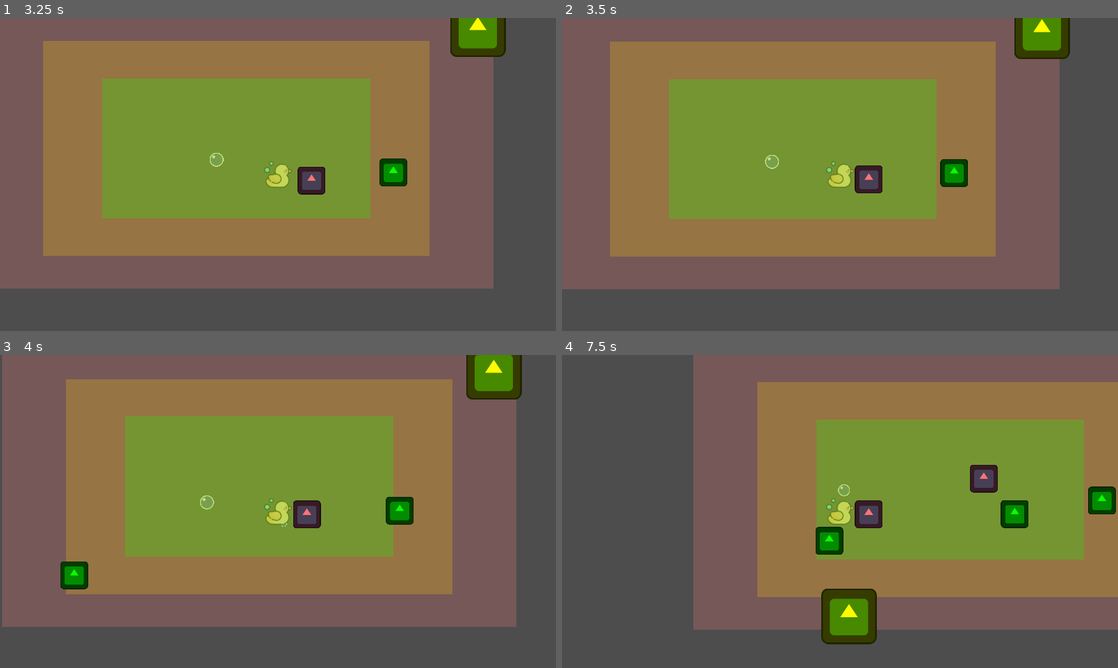
Above: before the commit, frames 1-4 (two rows, left to right).
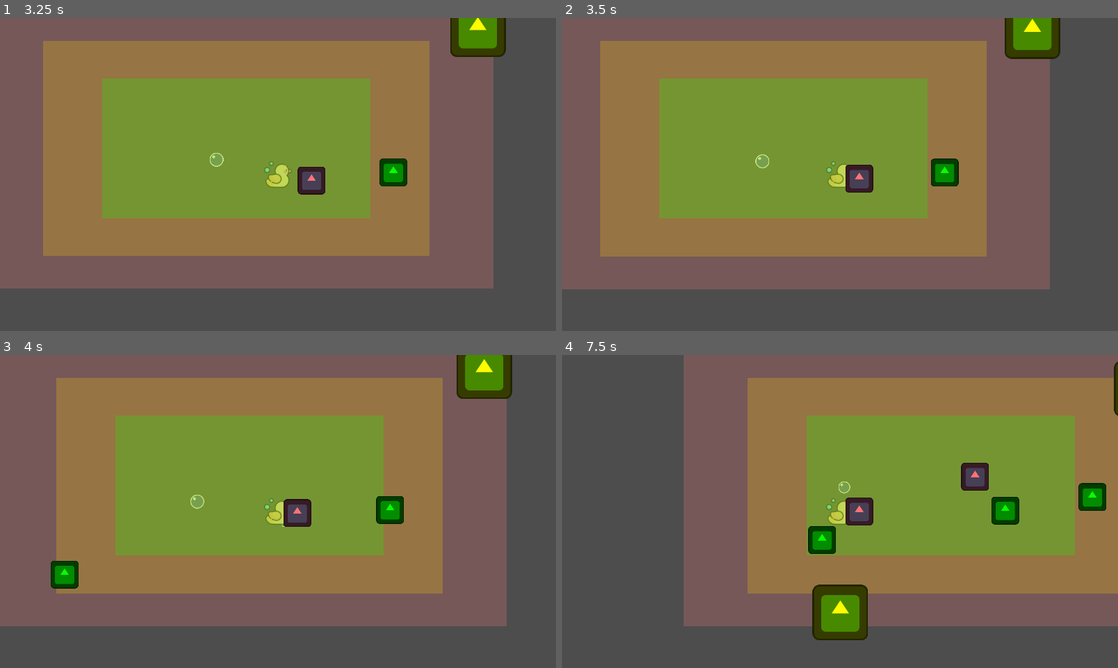
Above: after the commit, the same moments.

Repository: Portademo25/v-project
Game: Godot game, scene res://Menu/title.tscn
Two runs of this game, one before a commit and one after it. Both use one fixed random seed, a clock stepped at 60 frames per second and the inputs below. The engine's default icon, where the game draws it, is replaced by a stand-in: a white triangle on a blue panel in a dark square.
Inputs (mouse positions are in pixels of both pictures, inside the frame that each line leads up to):
- Up to frame 1 (3.25 s): click (155, 140) at 0.5 s; tap Enter at 1.25 s; move the mouse to (400, 158) at 1.27 s; hold Right 1.28-2.03 s; move the mouse to (166, 190) at 2.02 s; hold Down 2.03-2.78 s; move the mouse to (333, 105) at 2.77 s; hold Right from 2.78 s (still down)
- Up to frame 2 (3.5 s): keep holding Right
- Up to frame 3 (4 s): move the mouse to (250, 574) at 3.52 s; release Right at 3.53 s; hold Up from 3.53 s (still down)
- Up to frame 4 (7.5 s): move the mouse to (1006, 558) at 4.27 s; release Up at 4.28 s; hold Left 4.28-5.78 s; move the mouse to (673, 464) at 5.02 s; move the mouse to (867, 511) at 5.77 s; hold Down 5.78-6.53 s; move the mouse to (756, 433) at 6.52 s; hold Right 6.53-7.28 s; move the mouse to (962, 495) at 7.27 s; hold Up from 7.28 s (still down)

Frame 1 is identical in both runs. In frame 2, 7.3% of the frame differs, in the area x 6-92%, y 0-87%; in frame 3, 8.7%; in frame 4, 11%, in the area x 21-100%, y 0-93%.
Error after the commit: Invalid call to function 'hit' in base 'Area2D (bubble_blast.gd)'. Expected 0 arguments. (res://Utility/hurt_box.gd:26)

Commit message:
Sistema de salud/daño

Diff:
--- a/Heru_ScenesEnemy/Enemies/asesino.gd
+++ b/Heru_ScenesEnemy/Enemies/asesino.gd
@@ -34,10 +34,16 @@
 	#move_and_slide()
 
 
-func _hurt(power):
-	Hurt = true
-	HP -= power
-	modulate = Color.ORANGE_RED
-	await (get_tree().create_timer(0.2).timeout)
-	modulate = Color.WHITE
-	Hurt = false
+#
+	#Hurt = true
+	#HP -= power
+	#modulate = Color.ORANGE_RED
+	#await (get_tree().create_timer(0.2).timeout)
+	#modulate = Color.WHITE
+	#Hurt = false
+
+
+func _on_hurt_box_hurt(damage: Variant) -> void:
+	HP -= damage
+	if HP < 0:
+		queue_free()
--- a/Heru_ScenesEnemy/Enemies/asesino.tscn
+++ b/Heru_ScenesEnemy/Enemies/asesino.tscn
@@ -1,11 +1,19 @@
-[gd_scene load_steps=5 format=3 uid="uid://bbd6p1ccqmx40"]
+[gd_scene load_steps=9 format=3 uid="uid://bbd6p1ccqmx40"]
 
 [ext_resource type="Texture2D" uid="uid://bc3tmvtdhbvgk" path="res://icon.svg" id="1_7w0cb"]
 [ext_resource type="Script" path="res://Heru_ScenesEnemy/Enemies/asesino.gd" id="1_ck4t3"]
 [ext_resource type="PackedScene" uid="uid://dexn2e18f2bmf" path="res://Player/player.tscn" id="2_vo23n"]
+[ext_resource type="PackedScene" uid="uid://bdl0a1f1d0whn" path="res://Utility/hurt_box.tscn" id="4_qlgeo"]
+[ext_resource type="PackedScene" uid="uid://dh0pbrpqkfihp" path="res://Utility/hit_box.tscn" id="5_xk7ru"]
 
 [sub_resource type="CircleShape2D" id="CircleShape2D_k0xdu"]
 radius = 36.0
+
+[sub_resource type="RectangleShape2D" id="RectangleShape2D_wyh3h"]
+size = Vector2(85, 82)
+
+[sub_resource type="RectangleShape2D" id="RectangleShape2D_fya43"]
+size = Vector2(48, 48)
 
 [node name="Asesino" type="CharacterBody2D" groups=["Enemy"]]
 script = ExtResource("1_ck4t3")
@@ -18,3 +26,24 @@
 
 [node name="CollisionMask" type="CollisionShape2D" parent="."]
 shape = SubResource("CircleShape2D_k0xdu")
+
+[node name="HurtBox" parent="." instance=ExtResource("4_qlgeo")]
+collision_layer = 4
+collision_mask = 4
+
+[node name="CollisionShape2D" parent="HurtBox" index="0"]
+shape = SubResource("RectangleShape2D_wyh3h")
+
+[node name="HitBox" parent="." instance=ExtResource("5_xk7ru")]
+light_mask = 0
+visibility_layer = 0
+collision_layer = 2
+collision_mask = 2
+
+[node name="CollisionShape2D" parent="HitBox" index="0"]
+shape = SubResource("RectangleShape2D_fya43")
+
+[connection signal="hurt" from="HurtBox" to="." method="_on_hurt_box_hurt"]
+
+[editable path="HurtBox"]
+[editable path="HitBox"]
--- a/Heru_ScenesEnemy/Enemies/minion.gd
+++ b/Heru_ScenesEnemy/Enemies/minion.gd
@@ -34,10 +34,16 @@
 	#move_and_slide()
 
 
-func _hurt(power):
-	Hurt = true
-	HP -= power
-	modulate = Color.ORANGE_RED
-	await (get_tree().create_timer(0.2).timeout)
-	modulate = Color.WHITE
-	Hurt = false
+#func _hurt(power):
+	#Hurt = true
+	#HP -= power
+	#modulate = Color.ORANGE_RED
+	#await (get_tree().create_timer(0.2).timeout)
+	#modulate = Color.WHITE
+	#Hurt = false
+
+
+func _on_hurt_box_hurt(damage: Variant) -> void:
+	HP -= damage
+	if HP < 0:
+		queue_free()
--- a/Heru_ScenesEnemy/Enemies/minion.tscn
+++ b/Heru_ScenesEnemy/Enemies/minion.tscn
@@ -1,11 +1,19 @@
-[gd_scene load_steps=5 format=3 uid="uid://ceqtjlslf63k0"]
+[gd_scene load_steps=9 format=3 uid="uid://ceqtjlslf63k0"]
 
 [ext_resource type="Texture2D" uid="uid://bc3tmvtdhbvgk" path="res://icon.svg" id="1_xb8e5"]
 [ext_resource type="Script" path="res://Heru_ScenesEnemy/Enemies/minion.gd" id="1_y76od"]
 [ext_resource type="PackedScene" uid="uid://dexn2e18f2bmf" path="res://Player/player.tscn" id="2_j1cwa"]
+[ext_resource type="PackedScene" uid="uid://bdl0a1f1d0whn" path="res://Utility/hurt_box.tscn" id="4_4wugc"]
+[ext_resource type="PackedScene" uid="uid://dh0pbrpqkfihp" path="res://Utility/hit_box.tscn" id="5_yu7pg"]
 
 [sub_resource type="CircleShape2D" id="CircleShape2D_fo51y"]
 radius = 34.5254
+
+[sub_resource type="RectangleShape2D" id="RectangleShape2D_jl0l6"]
+size = Vector2(80, 80)
+
+[sub_resource type="RectangleShape2D" id="RectangleShape2D_a8d46"]
+size = Vector2(50, 50)
 
 [node name="Minion" type="CharacterBody2D" groups=["Enemy"]]
 script = ExtResource("1_y76od")
@@ -18,3 +26,22 @@
 
 [node name="CollisionMask" type="CollisionShape2D" parent="."]
 shape = SubResource("CircleShape2D_fo51y")
+
+[node name="HurtBox" parent="." instance=ExtResource("4_4wugc")]
+collision_layer = 4
+collision_mask = 4
+
+[node name="CollisionShape2D" parent="HurtBox" index="0"]
+shape = SubResource("RectangleShape2D_jl0l6")
+
+[node name="HitBox" parent="." instance=ExtResource("5_yu7pg")]
+collision_layer = 2
+collision_mask = 2
+
+[node name="CollisionShape2D" parent="HitBox" index="0"]
+shape = SubResource("RectangleShape2D_a8d46")
+
+[connection signal="hurt" from="HurtBox" to="." method="_on_hurt_box_hurt"]
+
+[editable path="HurtBox"]
+[editable path="HitBox"]
--- a/Heru_ScenesEnemy/Enemies/tanque.gd
+++ b/Heru_ScenesEnemy/Enemies/tanque.gd
@@ -34,10 +34,16 @@
 	#move_and_slide()
 
 
-func _hurt(power):
-	Hurt = true
-	HP -= power
-	modulate = Color.ORANGE_RED
-	await (get_tree().create_timer(0.2).timeout)
-	modulate = Color.WHITE
-	Hurt = false
+#func _hurt(power):
+	#Hurt = true
+	#HP -= power
+	#modulate = Color.ORANGE_RED
+	#await (get_tree().create_timer(0.2).timeout)
+	#modulate = Color.WHITE
+	#Hurt = false
+
+
+func _on_hurt_box_hurt(damage: Variant) -> void:
+	HP -= damage
+	if HP < 0:
+		queue_free()
--- a/Heru_ScenesEnemy/Enemies/tanque.tscn
+++ b/Heru_ScenesEnemy/Enemies/tanque.tscn
@@ -1,11 +1,19 @@
-[gd_scene load_steps=5 format=3 uid="uid://ht1eva6ef8kg"]
+[gd_scene load_steps=9 format=3 uid="uid://ht1eva6ef8kg"]
 
 [ext_resource type="Texture2D" uid="uid://bc3tmvtdhbvgk" path="res://icon.svg" id="1_ldc6k"]
 [ext_resource type="Script" path="res://Heru_ScenesEnemy/Enemies/tanque.gd" id="1_ve1go"]
 [ext_resource type="PackedScene" uid="uid://dexn2e18f2bmf" path="res://Player/player.tscn" id="2_nlkh7"]
+[ext_resource type="PackedScene" uid="uid://bdl0a1f1d0whn" path="res://Utility/hurt_box.tscn" id="4_8yq1u"]
+[ext_resource type="PackedScene" uid="uid://dh0pbrpqkfihp" path="res://Utility/hit_box.tscn" id="5_qqfub"]
 
 [sub_resource type="CircleShape2D" id="CircleShape2D_77hvv"]
 radius = 73.2462
+
+[sub_resource type="RectangleShape2D" id="RectangleShape2D_wkvnv"]
+size = Vector2(166, 166)
+
+[sub_resource type="RectangleShape2D" id="RectangleShape2D_pjhnd"]
+size = Vector2(100, 100)
 
 [node name="Tanque" type="CharacterBody2D" groups=["Enemy"]]
 script = ExtResource("1_ve1go")
@@ -17,3 +25,22 @@
 
 [node name="CollisionMask" type="CollisionShape2D" parent="."]
 shape = SubResource("CircleShape2D_77hvv")
+
+[node name="HurtBox" parent="." instance=ExtResource("4_8yq1u")]
+collision_layer = 4
+collision_mask = 4
+
+[node name="CollisionShape2D" parent="HurtBox" index="0"]
+shape = SubResource("RectangleShape2D_wkvnv")
+
+[node name="HitBox" parent="." instance=ExtResource("5_qqfub")]
+collision_layer = 2
+collision_mask = 2
+
+[node name="CollisionShape2D" parent="HitBox" index="0"]
+shape = SubResource("RectangleShape2D_pjhnd")
+
+[connection signal="hurt" from="HurtBox" to="." method="_on_hurt_box_hurt"]
+
+[editable path="HurtBox"]
+[editable path="HitBox"]
--- a/Player/Weapons/bubble_blast.tscn
+++ b/Player/Weapons/bubble_blast.tscn
@@ -1,20 +1,24 @@
 [gd_scene load_steps=5 format=3 uid="uid://bsc8gfddcwqvr"]
 
 [ext_resource type="Script" path="res://Player/Weapons/bubble_blast.gd" id="1_vc6jp"]
-[ext_resource type="Texture2D" uid="uid://dfhfqxcnandie" path="res://Temp/Bubble.png" id="2_w5elt"]
-[ext_resource type="AudioStream" uid="uid://de0q23kt6qwmm" path="res://Temp/sci-fi-bubble-pop-89059.mp3" id="3_to7fl"]
+[ext_resource type="Texture2D" uid="uid://dfhfqxcnandie" path="res://Assets/Temp/Bubble.png" id="2_w5elt"]
+[ext_resource type="AudioStream" uid="uid://xgutxbhni5s0" path="res://Assets/sound fxs/burbuja.wav" id="3_51v2q"]
 
 [sub_resource type="CircleShape2D" id="CircleShape2D_kepwv"]
 radius = 17.0
 
-[node name="BubbleBlast" type="Area2D"]
+[node name="BubbleBlast" type="Area2D" groups=["Enemy"]]
 top_level = true
+collision_layer = 2
+collision_mask = 2
 script = ExtResource("1_vc6jp")
 
 [node name="Sprite2D" type="Sprite2D" parent="."]
 texture = ExtResource("2_w5elt")
 
 [node name="CollisionShape2D" type="CollisionShape2D" parent="."]
+light_mask = 2
+visibility_layer = 2
 shape = SubResource("CircleShape2D_kepwv")
 
 [node name="Timer" type="Timer" parent="."]
@@ -23,7 +27,8 @@
 autostart = true
 
 [node name="AudioStreamPlayer" type="AudioStreamPlayer" parent="."]
-stream = ExtResource("3_to7fl")
+stream = ExtResource("3_51v2q")
 autoplay = true
+mix_target = 1
 
 [connection signal="timeout" from="Timer" to="." method="_on_timer_timeout"]
--- a/Player/player.gd
+++ b/Player/player.gd
@@ -77,3 +77,8 @@
 			bubble_blast_attack_timer.start()
 		else :
 			bubble_blast_attack_timer.stop()
+
+
+func _on_hurt_box_hurt(damage: Variant) -> void:
+	health -= damage # Replace with function body.
+	print(health)
--- a/Player/player.tscn
+++ b/Player/player.tscn
@@ -1,11 +1,14 @@
-[gd_scene load_steps=4 format=3 uid="uid://dexn2e18f2bmf"]
+[gd_scene load_steps=6 format=3 uid="uid://dexn2e18f2bmf"]
 
 [ext_resource type="Texture2D" uid="uid://j41rm1uo7w4t" path="res://Assets/Temp/4509710_1.png" id="1_le2bm"]
 [ext_resource type="Script" path="res://Player/player.gd" id="1_pstjk"]
+[ext_resource type="PackedScene" uid="uid://bdl0a1f1d0whn" path="res://Utility/hurt_box.tscn" id="3_h6o4n"]
 
 [sub_resource type="CapsuleShape2D" id="CapsuleShape2D_of846"]
-radius = 32.0
-height = 78.0
+height = 35.0
+
+[sub_resource type="RectangleShape2D" id="RectangleShape2D_3ols3"]
+size = Vector2(26, 57)
 
 [node name="Player" type="CharacterBody2D"]
 position = Vector2(0, 1)
@@ -30,5 +33,15 @@
 unique_name_in_owner = true
 wait_time = 0.075
 
+[node name="HurtBox" parent="." instance=ExtResource("3_h6o4n")]
+collision_layer = 2
+collision_mask = 2
+
+[node name="CollisionShape2D" parent="HurtBox" index="0"]
+shape = SubResource("RectangleShape2D_3ols3")
+
 [connection signal="timeout" from="Attack/BubbleBlastTimer" to="." method="_on_bubble_blast_timer_timeout"]
 [connection signal="timeout" from="Attack/BubbleBlastTimer/BubbleBlastAttackTimer" to="." method="_on_bubble_blast_attack_timer_timeout"]
+[connection signal="hurt" from="HurtBox" to="." method="_on_hurt_box_hurt"]
+
+[editable path="HurtBox"]
--- /dev/null
+++ b/Utility/hit_box.gd
@@ -0,0 +1,15 @@
+extends Area2D
+
+@export var damage = 1
+@onready var collision = $CollisionShape2D
+@onready var disabletimer = $DisableHitBoxTimer
+
+
+
+func tempdisable():
+	collision.call_deferred("set","disabled", true)
+	disabletimer.start()
+
+
+func _on_disable_hit_box_timer_timeout() -> void:
+	collision.call_deferred("set","disabled", false)
--- /dev/null
+++ b/Utility/hit_box.tscn
@@ -0,0 +1,16 @@
+[gd_scene load_steps=2 format=3 uid="uid://dh0pbrpqkfihp"]
+
+[ext_resource type="Script" path="res://Utility/hit_box.gd" id="1_g8gkq"]
+
+[node name="HitBox" type="Area2D" groups=["attack"]]
+collision_layer = 0
+collision_mask = 0
+script = ExtResource("1_g8gkq")
+
+[node name="CollisionShape2D" type="CollisionShape2D" parent="."]
+
+[node name="DisableHitBoxTimer" type="Timer" parent="."]
+wait_time = 0.5
+one_shot = true
+
+[connection signal="timeout" from="DisableHitBoxTimer" to="." method="_on_disable_hit_box_timer_timeout"]
--- /dev/null
+++ b/Utility/hurt_box.gd
@@ -0,0 +1,30 @@
+extends Area2D
+
+@export_enum("Cooldown", "HitOnce", "DisableHitBox") var HurtBoxType = 0
+
+@onready var collision = $CollisionShape2D
+@onready var disabletimer = $DisableTimer
+
+signal hurt(damage)
+
+#area de hurtbox
+func _on_area_entered(area: Area2D) -> void:
+	if area.is_in_group("Enemy"):
+		if not area.get("damage") == null:
+			match HurtBoxType:
+				0: #Cooldown
+					collision.call_deferred("set","disabled", true)
+					disabletimer.start()
+				1: #HitOnce
+					pass
+				2: #DisableHitBox
+					if area.has_method("tempdisable"):
+						area.tempdisable()
+			var damage = area.damage
+			emit_signal("hurt",damage)
+			if area.has_method("hit"):
+				area.hit(1)
+
+
+func _on_disable_timer_timeout() -> void:
+	collision.call_deferred("set","disabled", false)
--- /dev/null
+++ b/Utility/hurt_box.tscn
@@ -0,0 +1,17 @@
+[gd_scene load_steps=2 format=3 uid="uid://bdl0a1f1d0whn"]
+
+[ext_resource type="Script" path="res://Utility/hurt_box.gd" id="1_xad53"]
+
+[node name="HurtBox" type="Area2D"]
+light_mask = 0
+visibility_layer = 0
+script = ExtResource("1_xad53")
+
+[node name="CollisionShape2D" type="CollisionShape2D" parent="."]
+
+[node name="DisableTimer" type="Timer" parent="."]
+wait_time = 0.5
+one_shot = true
+
+[connection signal="area_entered" from="." to="." method="_on_area_entered"]
+[connection signal="timeout" from="DisableTimer" to="." method="_on_disable_timer_timeout"]
--- a/project.godot
+++ b/project.godot
@@ -23,6 +23,17 @@
 window/size/window_height_override=720
 window/stretch/mode="canvas_items"
 
+[layer_names]
+
+2d_render/layer_1="world"
+2d_render/layer_2="player"
+2d_render/layer_3="enemy"
+2d_render/layer_4="loot"
+2d_physics/layer_1="world"
+2d_physics/layer_2="player"
+2d_physics/layer_3="enemy"
+2d_physics/layer_4="loot"
+
 [rendering]
 
 renderer/rendering_method="gl_compatibility"
--- a/world.tscn
+++ b/world.tscn
@@ -11,4 +11,6 @@
 [node name="SpawnEnemy" parent="." instance=ExtResource("2_cofvx")]
 position = Vector2(640, 360)
 
+[editable path="Player"]
+[editable path="Player/HurtBox"]
 [editable path="SpawnEnemy"]
Not shown, added: Assets/sound fxs/burbuja.wav.import
Not shown, added: Assets/sound fxs/disparo.mp3.import
